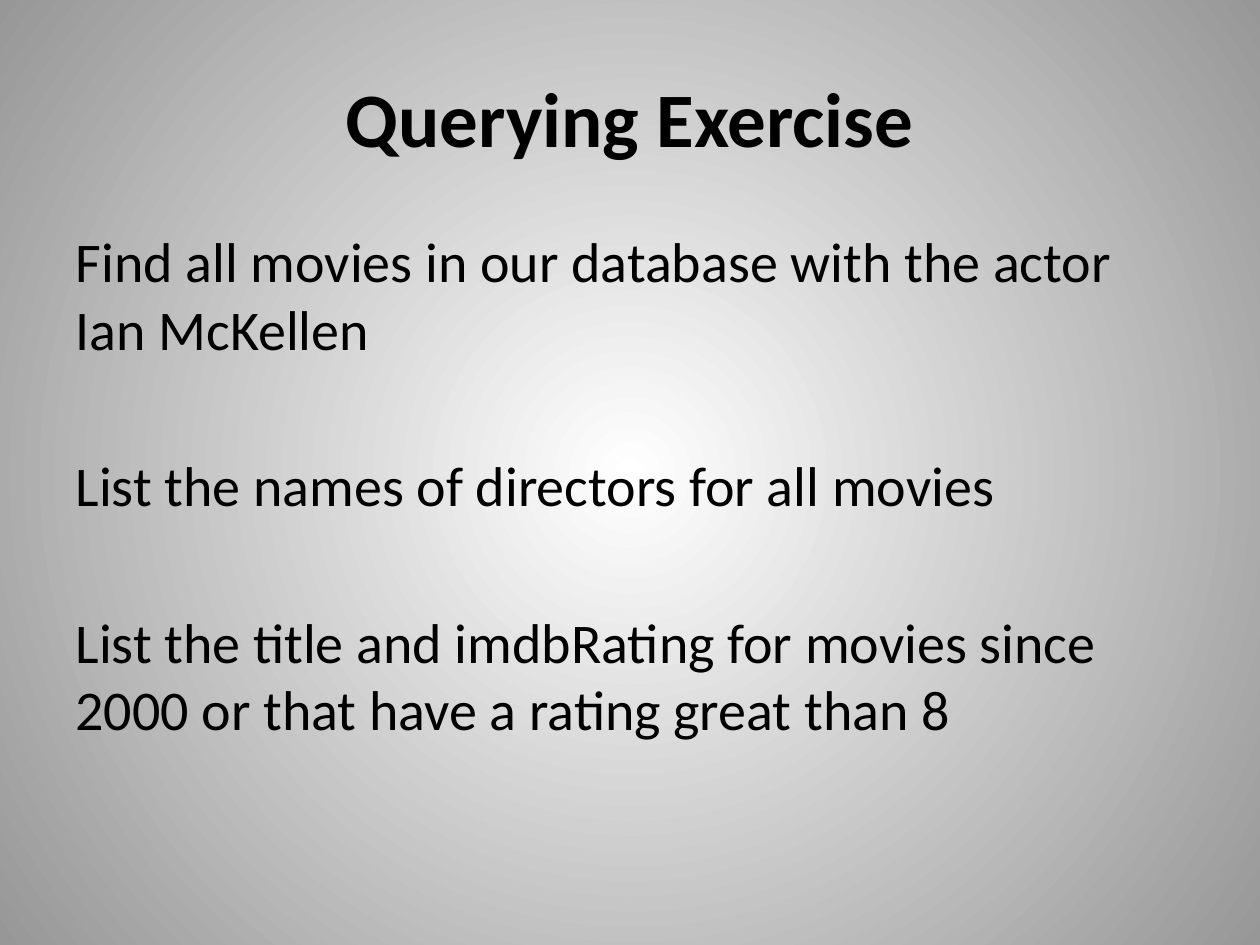
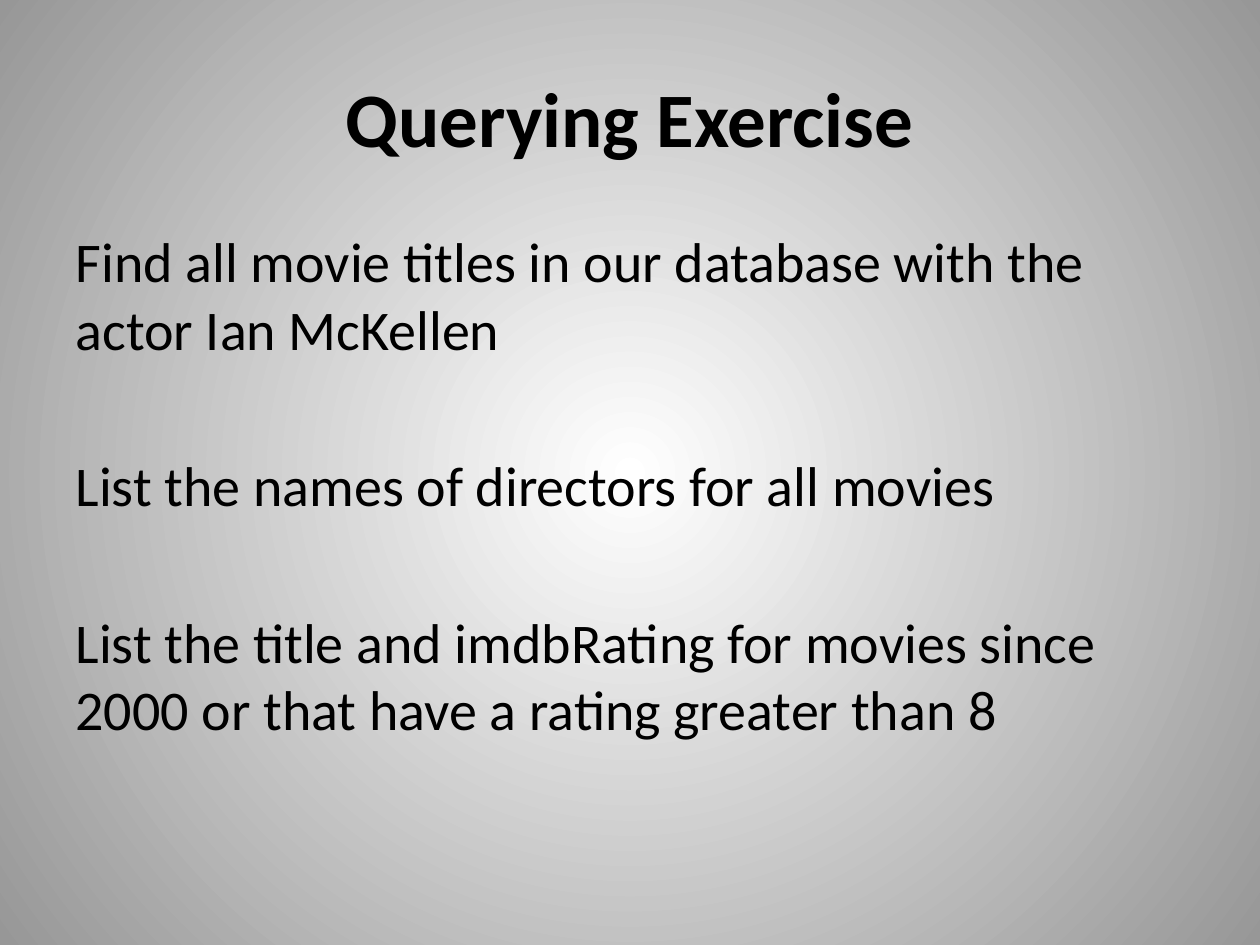
Before and after one commit to dvanvali/mongoDbPresentation, a slide deck: slide 15 of MongoDB.pptx. Drawn at 1260x945 pixels with LibreOffice and Linux fonts; fonts in the diff are those of the drawing. Boxes give left, top, right and bottom in pixels: in the first picture for what was removed or moved away, otherwise in the second. Text is boxed around its words. In the diff, an @@ line names an element or a change of style, - is before the commit and + after.

```diff
--- a/MongoDB.pptx
+++ b/MongoDB.pptx
@@ text at bbox=[76, 243, 1084, 351]: text changed @@
-Find all movies in our database with the actor Ian McKellen
+Find all movie titles in our database with the actor Ian McKellen
@@ text at bbox=[76, 624, 1096, 740]: text changed @@
-List the title and imdbRating for movies since 2000 or that have a rating great than 8
+List the title and imdbRating for movies since 2000 or that have a rating greater than 8
```
Also in this commit, not shown: 7 other slides changed, 1 other file.
